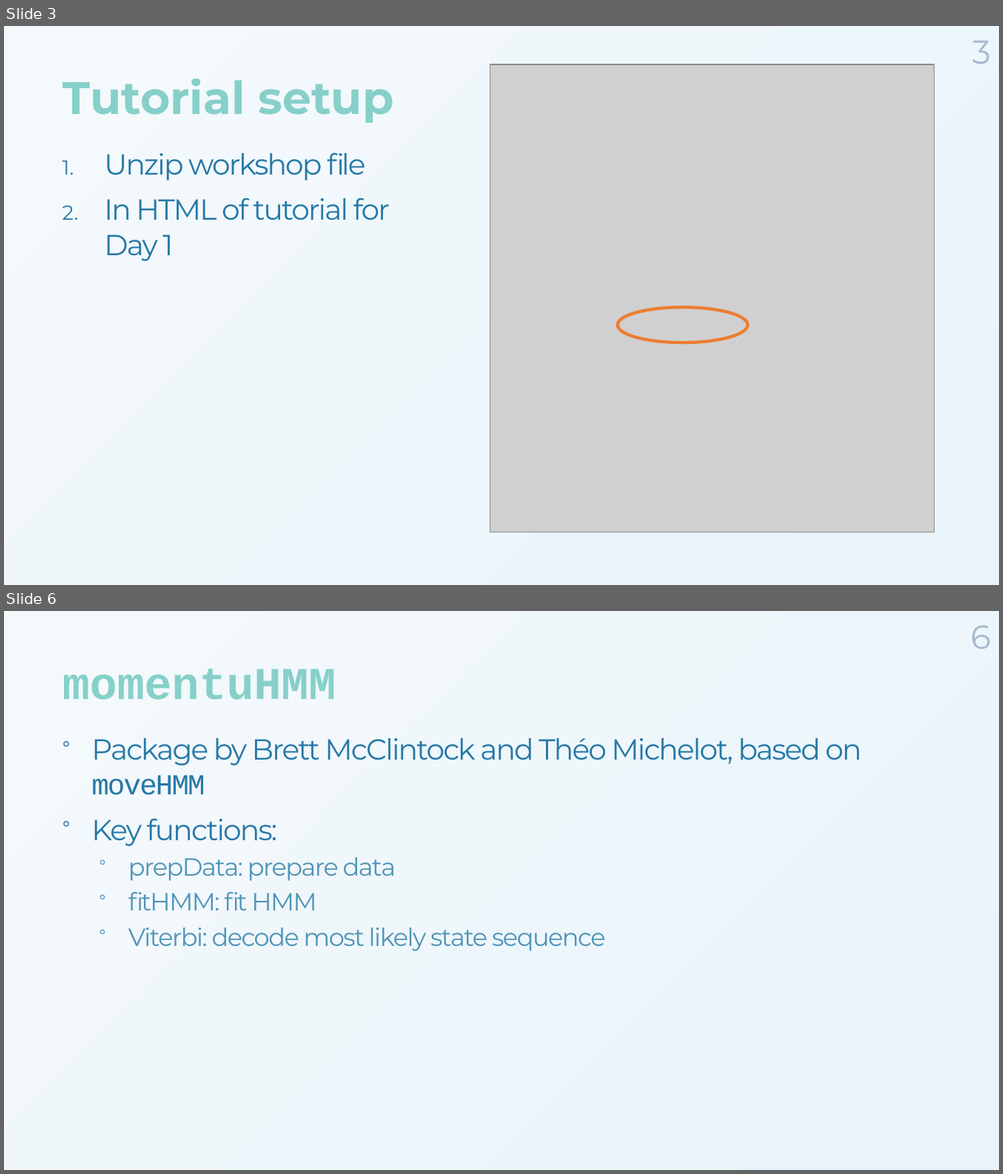
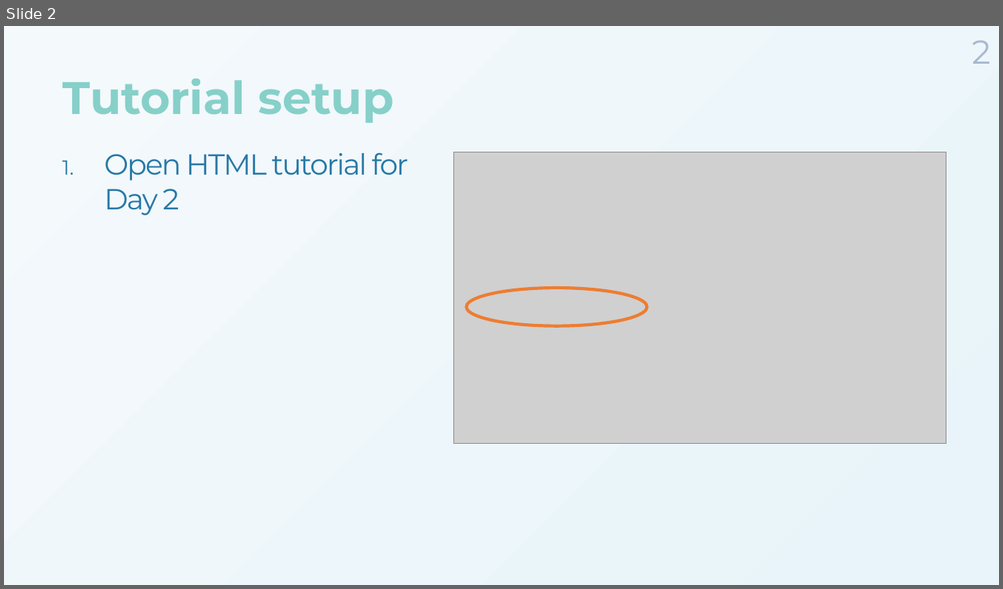
Before and after one commit to MarieAugerMethe/DFO_HMM_2022, a slide deck: Day2/HMM_Tutorial_Day2.pptx. Shown one above the other, each under a label of ours: slides 3 and 6 before the commit, slide 2 after it; the slides between them are not shown. The pictures are 1003x1174 and 1003x589 pixels, drawn with LibreOffice and Linux fonts; fonts in the diff are those of the drawing; grey boxes stand for pictures; background and template pictures are left out. Boxes give left, top, right and bottom in pixels: in the first picture for what was removed or moved away, otherwise in the second. Text is boxed around its words. In the diff, an @@ line names an element or a change of style, - is before the commit and + after.

```diff
--- a/Day2/HMM_Tutorial_Day2.pptx
+++ b/Day2/HMM_Tutorial_Day2.pptx
@@ slide 6 removed at (4,611,999,1170), background gradient #F4F9FC to #E8F4FA @@
@@ page number removed at (970,625,990,649) @@
-6
@@ title removed at (62,669,336,700) @@
-momentuHMM
@@ text removed at (91,738,861,951) @@
-° Package by Brett McClintock and Théo Michelot, based on moveHMM
-° Key functions:
-  ° prepData: prepare data
-  ° fitHMM: fit HMM
-  ° Viterbi: decode most likely state sequence
@@ what was slide 3 is now slide 2 @@
@@ slide 2 changed as well @@
@@ page number at (971,40,990,64): text changed @@
-3
+2
@@ text at (104,153,408,215): text changed @@
-1. Unzip workshop file
-2. In HTML of tutorial for Day 1
+1. Open HTML tutorial for Day 2
@@ picture: place and size @@
-picture at (489,64,934,533)
+picture at (454,152,946,444)
@@ ellipse: place and size @@
-ellipse at (617,307,748,342)
+ellipse at (466,288,647,326)
```
Also in this commit, not shown: 2 other slides changed, 7 slides added, 6 other slides removed.
